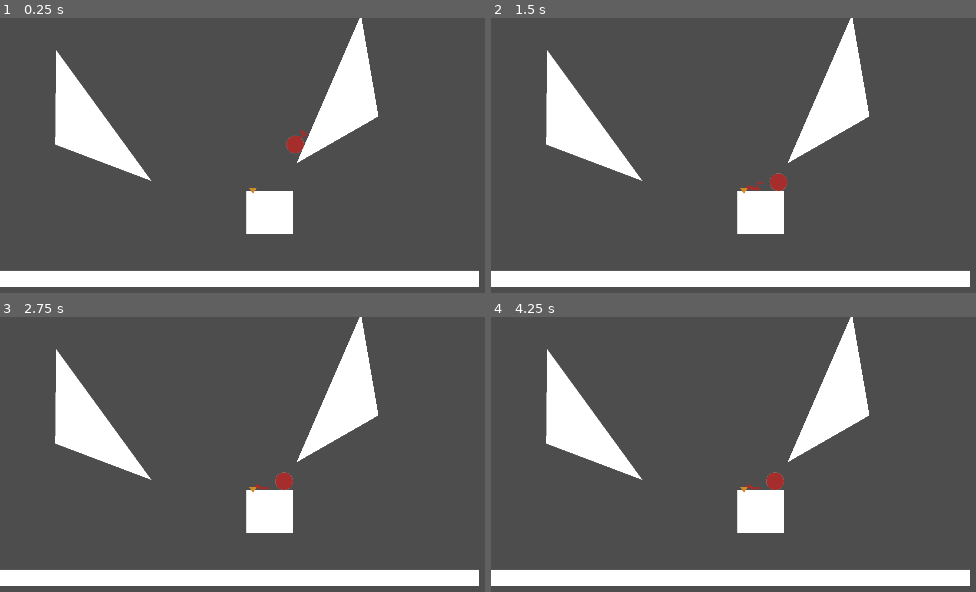
Above: before the commit, frames 1-4 (two rows, left to right).
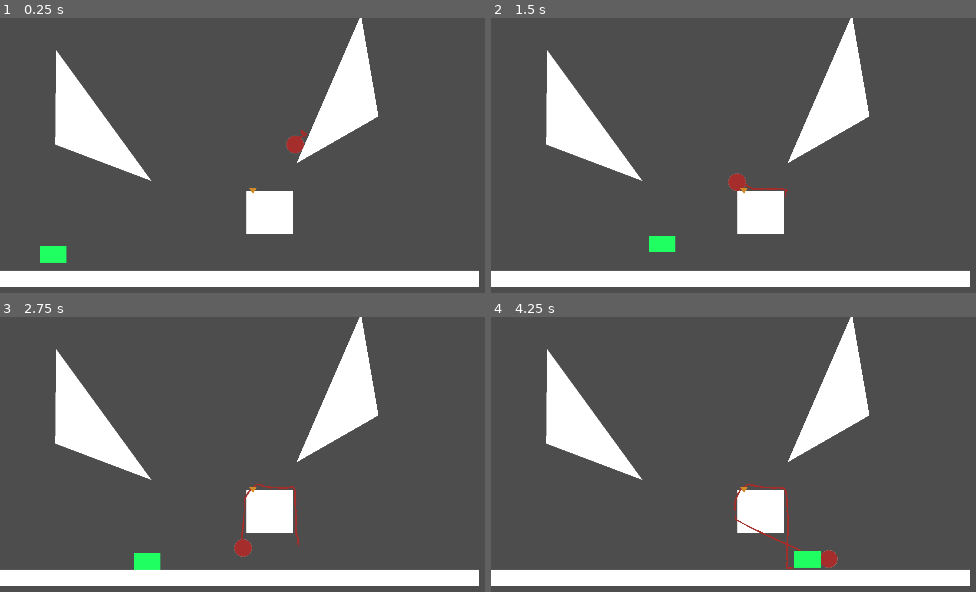
Above: after the commit, the same moments.

Repository: Musa-E/CS422---Group-Project
Game: Godot game, scene res://Yarn/TestYarnScene.tscn
Two runs of this game, one before a commit and one after it. Both use one fixed random seed, a clock stepped at 60 frames per second and the inputs below.
Inputs (mouse positions are in pixels of both pictures, inside the frame that each line leads up to):
- Up to frame 1 (0.25 s): no input
- Up to frame 2 (1.5 s): tap Enter (ui_accept) at 0.5, 0.6, 0.77, 1.07, 1.35 s; move the mouse to (outside the picture) at 0.52 s; hold Right (ui_right) from 0.53 s (still down); click (outside the picture) at 0.67 s; move the mouse to (728, 265) at 1.27 s
- Up to frame 3 (2.75 s): tap Enter (ui_accept) at 1.52, 1.82, 2.1 s; move the mouse to (480, 443) at 2.02 s; release Right (ui_right) at 2.03 s; hold Left (ui_left) from 2.03 s (still down)
- Up to frame 4 (4.25 s): move the mouse to (outside the picture) at 2.77 s; release Left (ui_left) at 2.78 s; hold Right (ui_right) from 2.78 s (still down); tap Enter (ui_accept) at 2.85, 3.02, 3.32, 3.6, 3.77, 4.07 s; click (outside the picture) at 2.92 s; move the mouse to (outside the picture) at 3.52 s

The runs differ from the first frame. In frame 1, 0.3% of the frame differs, in the area x 8-14%, y 82-90%; in frame 2, 0.7%; in frame 3, 0.9%; in frame 4, 1.0%, in the area x 50-72%, y 56-92%.

Commit message:
Added character controller

Diff:
--- /dev/null
+++ b/catandyarn/Player/Cat.gd
@@ -0,0 +1,64 @@
+extends CharacterBody2D
+
+const SPEED = 300.0
+const JUMP_VELOCITY = -400.0
+
+enum State {
+	IDLE,
+	MOVING,
+	JUMPING,
+	ATTACHED
+}
+
+var can_attach: bool = false
+var current_state = State.IDLE
+
+func handle_input(delta: float) -> Vector2:
+	# Get the input direction and handle the movement/deceleration.
+	# As good practice, you should replace UI actions with custom gameplay actions.
+	var direction := Input.get_axis("ui_left", "ui_right")
+	var jump := 1 if Input.is_action_just_pressed("ui_accept") else 0
+	return Vector2(direction, jump)
+
+#func update_state(delta: float, current: State, input: Vector2) -> State:
+	#return State.IDLE
+
+func normal_movement(delta: float, input: Vector2) -> void:
+	# Add the gravity.
+	if not is_on_floor():
+		velocity += get_gravity() * delta
+
+	# Handle jump.
+	if input.y != 0 and is_on_floor():
+		velocity.y = JUMP_VELOCITY
+
+	velocity.x = input.x * SPEED if input.x else move_toward(velocity.x, 0, SPEED)
+	current_state = State.MOVING
+	move_and_slide()
+
+# code for when the player is attached to a rope. We should apply forces instead
+# of modifying the velocity directly.
+func attached_movement(delta: float, input: Vector2) -> void:
+	# we should update the velocity so the cat is moving to the
+	# next bone on the rope
+	pass
+
+func _physics_process(delta: float) -> void:
+	var input := handle_input(delta)
+	#var next_state := update_state(delta, current_state, input)
+	if can_attach and Input.is_action_pressed("grab"):
+		attached_movement(delta, input)
+	else:
+		normal_movement(delta, input)
+
+# Area component can only collide with the rope produced by the yarn.
+func _on_check_rope_touch_body_entered(body: Node2D) -> void:
+	if can_attach:
+		return
+	can_attach = true
+
+# Area component can only collide with the rope produced by the yarn.
+func _on_check_rope_touch_body_exited(body: Node2D) -> void:
+	if not can_attach:
+		return
+	can_attach = false
--- /dev/null
+++ b/catandyarn/Player/Cat.tscn
@@ -0,0 +1,35 @@
+[gd_scene load_steps=4 format=3 uid="uid://tpbw4ldbls7l"]
+
+[ext_resource type="Script" path="res://Player/Cat.gd" id="1_so0pf"]
+
+[sub_resource type="RectangleShape2D" id="RectangleShape2D_ye0js"]
+size = Vector2(64, 40)
+
+[sub_resource type="RectangleShape2D" id="RectangleShape2D_ij8xi"]
+size = Vector2(64, 40)
+
+[node name="Cat" type="CharacterBody2D"]
+collision_layer = 16
+script = ExtResource("1_so0pf")
+
+[node name="Sprite2D" type="Sprite2D" parent="."]
+
+[node name="Polygon2D" type="Polygon2D" parent="."]
+scale = Vector2(1, 1.66667)
+color = Color(0.121569, 1, 0.384314, 1)
+polygon = PackedVector2Array(-32, -24, 32, -24, 32, -9.6, 32, 0, -16, 0, -32, 0, -32, -14.4)
+
+[node name="CollisionShape2D" type="CollisionShape2D" parent="."]
+position = Vector2(0, -20)
+shape = SubResource("RectangleShape2D_ye0js")
+
+[node name="CheckRopeTouch" type="Area2D" parent="."]
+collision_layer = 32
+collision_mask = 4
+
+[node name="CollisionShape2D" type="CollisionShape2D" parent="CheckRopeTouch"]
+position = Vector2(0, -20)
+shape = SubResource("RectangleShape2D_ij8xi")
+
+[connection signal="body_entered" from="CheckRopeTouch" to="." method="_on_check_rope_touch_body_entered"]
+[connection signal="body_exited" from="CheckRopeTouch" to="." method="_on_check_rope_touch_body_exited"]
--- a/catandyarn/Yarn/TestYarnScene.tscn
+++ b/catandyarn/Yarn/TestYarnScene.tscn
@@ -1,6 +1,7 @@
-[gd_scene load_steps=5 format=3 uid="uid://dvnqws00oiiv"]
+[gd_scene load_steps=6 format=3 uid="uid://dvnqws00oiiv"]
 
 [ext_resource type="PackedScene" uid="uid://bax30g2jqvhsw" path="res://Yarn/Yarn.tscn" id="1_6labo"]
+[ext_resource type="PackedScene" uid="uid://tpbw4ldbls7l" path="res://Player/Cat.tscn" id="2_cxiyq"]
 [ext_resource type="PackedScene" uid="uid://ckmgps75bg6rs" path="res://PuzzleComponents/YarnPin/YarnPin.tscn" id="2_jbhkq"]
 
 [sub_resource type="RectangleShape2D" id="RectangleShape2D_md0fi"]
@@ -43,7 +44,6 @@
 
 [node name="Floor" type="StaticBody2D" parent="LevelGeometry"]
 position = Vector2(-1.90735e-06, -7.62939e-06)
-collision_layer = 0
 metadata/_edit_lock_ = true
 
 [node name="CollisionShape2D" type="CollisionShape2D" parent="LevelGeometry/Floor"]
@@ -75,3 +75,6 @@
 
 [node name="Pin" parent="LevelComponents" instance=ExtResource("2_jbhkq")]
 position = Vector2(608, 408)
+
+[node name="Cat" parent="LevelComponents" instance=ExtResource("2_cxiyq")]
+position = Vector2(128, 560)
--- a/catandyarn/Yarn/Yarn.tscn
+++ b/catandyarn/Yarn/Yarn.tscn
@@ -73,6 +73,7 @@
 
 [node name="Yarn" type="RigidBody2D" parent="."]
 collision_layer = 2
+collision_mask = 17
 mass = 2.0
 physics_material_override = ExtResource("1_22b5o")
 metadata/_edit_lock_ = true
--- a/catandyarn/Yarn/yarn.gd
+++ b/catandyarn/Yarn/yarn.gd
@@ -85,5 +85,5 @@
 	if createNewSegment:
 		# add a new segment to the rope
 		last_rotation = yarn_body_component.rotation
-		create_new_rope_segment_front()
+		create_new_rope_segment()
 		# todo:: make the rope smaller with more yarn segments?
--- a/catandyarn/project.godot
+++ b/catandyarn/project.godot
@@ -24,12 +24,38 @@
 
 enabled=PackedStringArray("res://addons/softbody2d/plugin.cfg")
 
+[input]
+
+ui_left={
+"deadzone": 0.5,
+"events": [Object(InputEventKey,"resource_local_to_scene":false,"resource_name":"","device":0,"window_id":0,"alt_pressed":false,"shift_pressed":false,"ctrl_pressed":false,"meta_pressed":false,"pressed":false,"keycode":4194319,"physical_keycode":0,"key_label":0,"unicode":0,"location":0,"echo":false,"script":null)
+, Object(InputEventJoypadButton,"resource_local_to_scene":false,"resource_name":"","device":0,"button_index":13,"pressure":0.0,"pressed":false,"script":null)
+, Object(InputEventJoypadMotion,"resource_local_to_scene":false,"resource_name":"","device":0,"axis":0,"axis_value":-1.0,"script":null)
+, Object(InputEventKey,"resource_local_to_scene":false,"resource_name":"","device":0,"window_id":0,"alt_pressed":false,"shift_pressed":false,"ctrl_pressed":false,"meta_pressed":false,"pressed":false,"keycode":65,"physical_keycode":0,"key_label":0,"unicode":0,"location":0,"echo":false,"script":null)
+]
+}
+ui_right={
+"deadzone": 0.5,
+"events": [Object(InputEventKey,"resource_local_to_scene":false,"resource_name":"","device":0,"window_id":0,"alt_pressed":false,"shift_pressed":false,"ctrl_pressed":false,"meta_pressed":false,"pressed":false,"keycode":4194321,"physical_keycode":0,"key_label":0,"unicode":0,"location":0,"echo":false,"script":null)
+, Object(InputEventJoypadButton,"resource_local_to_scene":false,"resource_name":"","device":0,"button_index":14,"pressure":0.0,"pressed":false,"script":null)
+, Object(InputEventJoypadMotion,"resource_local_to_scene":false,"resource_name":"","device":0,"axis":0,"axis_value":1.0,"script":null)
+, Object(InputEventKey,"resource_local_to_scene":false,"resource_name":"","device":0,"window_id":0,"alt_pressed":false,"shift_pressed":false,"ctrl_pressed":false,"meta_pressed":false,"pressed":false,"keycode":68,"physical_keycode":0,"key_label":0,"unicode":0,"location":0,"echo":false,"script":null)
+]
+}
+grab={
+"deadzone": 0.5,
+"events": [Object(InputEventKey,"resource_local_to_scene":false,"resource_name":"","device":0,"window_id":0,"alt_pressed":false,"shift_pressed":false,"ctrl_pressed":false,"meta_pressed":false,"pressed":false,"keycode":4194309,"physical_keycode":0,"key_label":0,"unicode":0,"location":0,"echo":false,"script":null)
+]
+}
+
 [layer_names]
 
 2d_physics/layer_1="ground"
 2d_physics/layer_2="yarn"
 2d_physics/layer_3="rope"
 2d_physics/layer_4="pin"
+2d_physics/layer_5="player"
+2d_physics/layer_6="player_rope_check"
 
 [physics]
 
